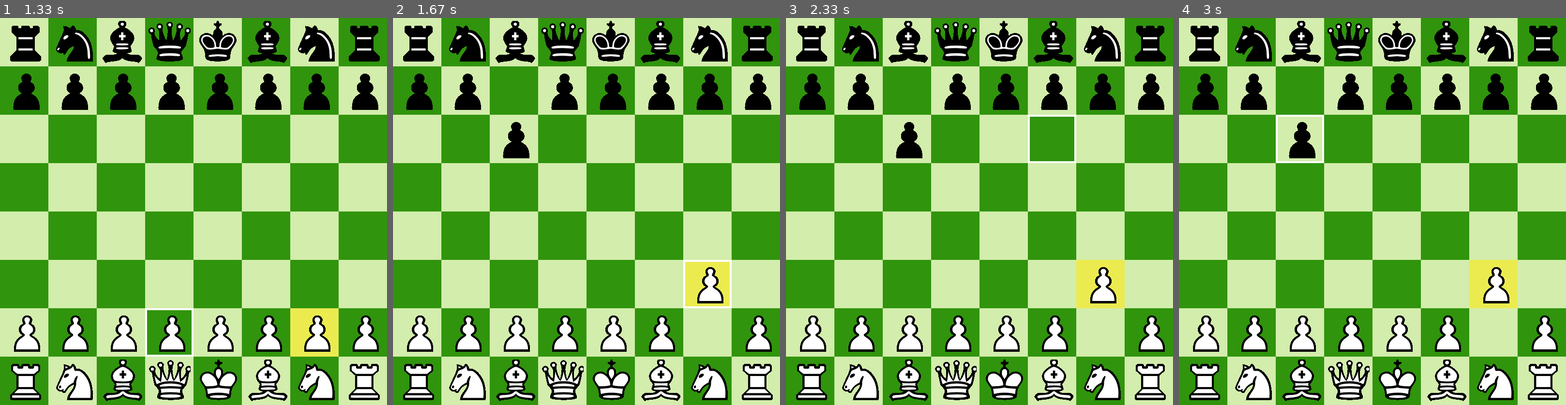
Above: before the commit, frames 1-4 (left to right).
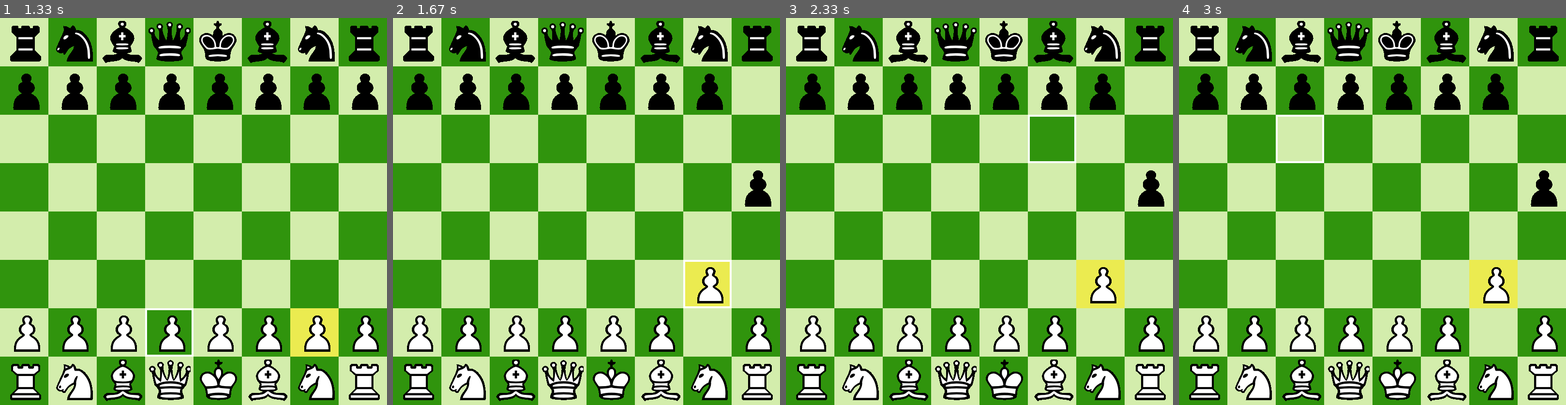
Above: after the commit, the same moments.

Repository: DanielMerlini21/Pygame
Game: pygame game, started from Chess/Main.py
Same seed, same stepped clock (60 frames per second), same inputs: the game is played once before the commit and once after it.
Inputs (mouse positions are in pixels of both pictures, inside the frame that each line leads up to):
- Up to frame 1 (1.33 s): press the mouse at (100, 215) at 0.37 s; move the mouse to (166, 257) at 0.47 s; release the mouse at (232, 296) at 0.6 s; click (336, 346) at 0.72 s; press the mouse at (336, 346) at 1.03 s; move the mouse to (255, 331) at 1.13 s; release the mouse at (174, 312) at 1.27 s
- Up to frame 2 (1.67 s): press the mouse at (729, 346) at 1.37 s; move the mouse to (706, 312) at 1.47 s; release the mouse at (687, 273) at 1.6 s
- Up to frame 3 (2.33 s): press the mouse at (1122, 346) at 1.7 s; move the mouse to (1118, 331) at 1.8 s; release the mouse at (1114, 312) at 1.93 s; press the mouse at (1122, 346) at 2.03 s; move the mouse to (1091, 246) at 2.13 s; release the mouse at (1060, 141) at 2.27 s
- Up to frame 4 (3 s): click (1507, 288) at 2.38 s; press the mouse at (1507, 288) at 2.7 s; move the mouse to (1399, 215) at 2.8 s; release the mouse at (1287, 141) at 2.93 s

Frame 1 is identical in both runs. In frame 2, 1.6% of the frame differs, in the area x 28-98%, y 14-49%; in frame 3, 1.6%; in frame 4, 1.6%.

Commit message:
Add files via upload

Diff:
--- a/Chess/Main.py
+++ b/Chess/Main.py
@@ -3,7 +3,6 @@
 
 # imports the modules
 import random
-
 import pygame
 import os
 import copy
@@ -36,7 +35,7 @@
 values = {"King": 900, "Queen": 9, "Rook": 5, "Bishop": 3, "Knight": 3, "Pawn": 1}
 
 # variables
-white_move = "W"
+color_turn = "W"
 board_pieces_names = [["BRook", "BKnight", "BBishop", "BQueen", "BKing", "BBishop", "BKnight", "BRook"],
                       ["BPawn", "BPawn", "BPawn", "BPawn", "BPawn", "BPawn", "BPawn", "BPawn"],
                       [" ", " ", " ", " ", " ", " ", " ", " "],
@@ -51,6 +50,18 @@
 
 
 # Functions
+def set_up_pieces(board_names, piece, images_dict):
+    board_pieces_class = []
+    for row in board_names:
+        board_pieces_class.append([])
+        for tile in row:
+            if tile != " ":
+                board_pieces_class[-1].append(piece(images_dict[tile], tile))
+            else:
+                board_pieces_class[-1].append(" ")
+    return board_pieces_class
+
+
 def tiles_to_pixels(tiles_cor, offset=(0, 0)):  # gets the coordinates of tiles into pixels
     offset_x, offset_y = offset  # tuple unpacking offset into x and y
     row, collum = tiles_cor  # tuple unpacking tiles into row and collum
@@ -77,21 +88,6 @@
     return all_cor
 
 
-def all_color_pieces(color, board):
-    same_color_pieces = []
-    row_counter = 0
-    tile_counter = 0
-    for row in board:
-        for tile in row:
-            if tile != " ":
-                if tile.NAME[0] == color:
-                    same_color_pieces.append([tile, [tile_counter, row_counter]])
-            tile_counter = tile_counter % (WIDTH_IN_TILES - 1)
-            tile_counter += 1
-        row_counter += 1
-    return same_color_pieces
-
-
 def get_square_under_mouse(board):  # used to get square under mouse
     mouse_pos = pygame.Vector2(pygame.mouse.get_pos()) - pygame.Vector2(BOARD_POS)  # minus offset
     v, v1 = mouse_pos  # gets mouse position
@@ -109,6 +105,7 @@
     free_spaces_real = []
     captured = []
     can_take = True
+    real_y = None
     for tile in lis:
         if direction == "left to right":
             x = start_x + index
@@ -116,16 +113,18 @@
         if direction == "right to left":
             x = start_x - index
             y = start_y + index
-            free_spaces_real.append([x, y])
-        if tile == " ":
+        if index_x == index:
+            real_y = y
+            real_x = x
+        if tile == " " or index_x == index:
             free_spaces_real.append([x, y])
             free_spaces.append([index, start_y])
         else:
             try:
                 if free_spaces[0][0] <= index_x <= free_spaces[-1][0]:
-                    if white_move == tile[0]:
+                    if color_turn != tile.NAME[0]:
                         captured.append([x, y])
-                        break
+                    break
                 else:
                     raise IndexError
             except IndexError:
@@ -133,13 +132,13 @@
                 free_spaces = []  # set again if piece not inside
                 captured = []
                 can_take = True
-            print(f"white mooooooooooooooooooooooooooooooooooooooooooooooooooooooooooooove {white_move}")
-            if can_take and white_move == tile[0]:
+            if can_take and color_turn != tile.NAME[0]:
                 captured.append([x, y])
                 can_take = False
         index += 1
     if [index_x, start_y] in free_spaces or len(free_spaces_real) == 0:
         free_spaces_real = free_spaces_real + captured
+        free_spaces_real = [cor for cor in free_spaces_real if cor != [real_x, real_y]]
         return free_spaces_real, captured
 
 
@@ -147,14 +146,14 @@
     free_spaces = []  # create list
     captured = []
     can_take = True
+    # (f"lis {lis}")
     for tile in lis:  # loops through
-        # print(f"tile {tile } lis {lis} index {index} x,y{x,y}")
-        if tile == " ":  # if empty add x and y
+        if tile == " " or x == index:  # if empty add x and y
             free_spaces.append([index, y])
         else:  # if piece and not empty
             try:
                 if free_spaces[0][0] <= x <= free_spaces[-1][0]:  # check if its inside
-                    if white_move == tile[0]:
+                    if color_turn != tile.NAME[0]:
                         captured.append([index, y])
                     break
                 else:
@@ -163,7 +162,8 @@
                 captured = []
                 free_spaces = []  # set again if piece not inside
                 can_take = True
-            if can_take and white_move == tile[0]:
+            # (f"Tile: {tile}")
+            if can_take and color_turn != tile.NAME[0]:
                 captured.append([index, y])
                 can_take = False
         index += 1  # add 1 to index
@@ -173,6 +173,7 @@
     if not free_spaces:
         return free_spaces
     if [x, y] in free_spaces:  # check if value in free spaces
+        free_spaces = [cor for cor in free_spaces if cor != [x, y]]
         if direction == "vertical":  # flip
             free2 = []
             for cor in free_spaces:
@@ -231,17 +232,18 @@
                 break
         except IndexError:
             break
+    # (f"row {row} collum {collum}")
     if piece.NAME[1::] == "Rook":
         y, cap = move_vertical_horizontal(row, pos[0], pos[1])
         x, cap1 = move_vertical_horizontal(collum, pos[1], pos[0], "vertical")
-        return x + y, cap + cap1
+        return x + y, cap1 + cap
     elif piece.NAME[1::] == "Queen":
         # move up and down and diagonal
         y, cap = move_vertical_horizontal(row, pos[0], pos[1])
         x, cap1 = move_vertical_horizontal(collum, pos[1], pos[0], "vertical")
         d1, cap2 = move_diagonal(diagonal, start_x_copy, start_y, index_x)
         d2, cap3 = move_diagonal(diagonal1, start_x_copy1, start_y1, index_x1, "left to right")
-        return x + y + d1 + d2, cap + cap1 + cap2 + cap3
+        return y + x + d1 + d2, cap + cap1 + cap2 + cap3
     elif piece.NAME[1::] == "King":
         row = row[max(0, pos[0] - 1):min(7, pos[0] + 2)]
         collum = collum[max(0, pos[1] - 1):min(8, pos[1] + 2)]
@@ -255,7 +257,7 @@
         # move diagonal
         d1, cap3 = move_diagonal(diagonal, start_x_copy, start_y, index_x, "right to left", max(0, index_x - 1))
         d2, cap4 = move_diagonal(diagonal1, start_x_copy1, start_y1, index_x1, "left to right", max(0, index_x1 - 1))
-        return d1 + d2 + x + y, cap + cap1 + cap3 + cap4
+        return y + x + d1 + d2, cap + cap1 + cap3 + cap4
 
     elif piece.NAME[1::] == "Bishop":
         # move diagonal
@@ -276,6 +278,8 @@
         x, cap = move_vertical_horizontal(collum, pos[1], pos[0], "vertical", pos[1] - offset)  # starts back
         d1, cap2 = move_diagonal(diagonal, start_x_copy, start_y, index_x, "right to left", max(0, index_x - 1))
         d2, cap3 = move_diagonal(diagonal1, start_x_copy1, start_y1, index_x1, "left to right", max(0, index_x1 - 1))
+        if x == cap:
+            x = []
         return x + cap2 + cap3, cap2 + cap3
     elif piece.NAME == "BPawn":
         # move up and down
@@ -289,6 +293,9 @@
         x, cap = move_vertical_horizontal(collum, pos[1], pos[0], "vertical", pos[1])  # starts back
         d1, cap2 = move_diagonal(diagonal, start_x_copy, start_y, index_x, "right to left", index_x)
         d2, cap3 = move_diagonal(diagonal1, start_x_copy1, start_y1, index_x1, "left to right", index_x1)
+        # print(x, cap)
+        if cap:
+            x = [cor for cor in x if cor != cap[0]]
         return x + cap2 + cap3, cap2 + cap3
     elif piece.NAME[1::] == "Knight":
         # knight all positions
@@ -303,11 +310,59 @@
         for tile in li:
             pie = board[tile[1]][tile[0]]
             if pie != " ":
-                if pie[0] == white_move:
+                if pie.NAME[0] != color_turn:
                     capture.append(tile)
                 else:
                     li.remove(tile)
         return li, capture
+
+
+def all_color_pieces(color, board):
+    same_color_pieces = []
+    row_counter = 0
+    tile_counter = 0
+    piece = Piece(pygame.Surface((0, 0)), "test")
+    highest_value = 0
+    for row in board:
+        for tile in row:
+            if tile != " ":
+                if tile.NAME[0] == color:
+                    all_cor, all_cap = where_piece_can_move(tile, (tile_counter, row_counter),
+                                                            board)  # piece pos board
+                    if all_cor:
+                        for cor in all_cor:
+                            if board[cor[1]][cor[0]] != " ":
+                                # (f"{board[cor[1]][cor[0]]} > {highest_value}")
+                                if board[cor[1]][cor[0]].value > highest_value:  # go through board
+                                    highest_value = board[cor[1]][cor[0]].value
+                                    highest_value_set = [tile, [cor, highest_value], [tile_counter, row_counter]]
+                            else:
+                                if highest_value == 0:
+                                    highest_value_set = [tile, [cor, highest_value], [tile_counter, row_counter]]
+
+                    same_color_pieces.append([tile, [tile_counter, row_counter]])
+            tile_counter += 1
+            tile_counter = tile_counter % WIDTH_IN_TILES
+        row_counter += 1
+    return same_color_pieces, highest_value_set
+
+
+def minimax(node, depth, maximizing_player):
+    if depth == 0:  # when depth reaches zero then start finding values
+        pass  # return the heuristic value of node
+    if maximizing_player:  # tries to get the highest value White
+        value = -99999999999
+        where_piece_can_move(child, )
+        for child in node:
+            new_depth = depth - 1
+            value = max(minimax(child, new_depth, False))
+        return value
+    else:  # (* minimizing player *) Black
+        value = 999999999999
+        for child in node:  # tries to get the lowest value
+            new_depth = depth - 1
+            value = min(minimax(child, new_depth, True))
+        return value
 
 
 # Classes
@@ -331,6 +386,7 @@
         pieces_names = ["BKing", "BQueen", "BRook", "BBishop", "BKnight", "BPawn",
                         "WKing", "WQueen", "WRook", "WBishop", "WKnight", "WPawn"]
         pieces1 = []
+        pieces1_dict = {}
         directory = os.getcwd()
         file_path = os.path.join(directory, "images", "chess pieces.png")
         done = "Null"
@@ -344,10 +400,10 @@
                     done = True
             image.blit(self.sprite_sheet, (0, 0), (x1, y1, self.WIDTH, self.HEIGHT))
             image = pygame.transform.scale(image, (self.WIDTH * (TILE_SIZE / 100), self.HEIGHT * (TILE_SIZE / 100)))
-            pieces1.append(self.piece(image, pieces_names[i - 1]))
+            pieces1_dict[pieces_names[i - 1]] = image
             image.set_colorkey(self.COLOR_KEY)
             x1 += self.PADDING_X + self.WIDTH
-        return pieces1
+        return pieces1_dict
 
 
 class Piece:  # Pieces class has attributes
@@ -357,19 +413,18 @@
         self.NAME = name
         self.x = 0
         self.y = 0
-        self.pos = None
+        self.pos = " "
+        self.offset_x, self.offset_y = BOARD_POS
+        self.index = [0, 0]
         try:
             self.value = values[name[1::]]
         except KeyError:
             self.value = 0
 
-    def in_hit_box(self, x1, y1):
-        pygame.draw.rect(screen, RED, (self.rect.left, self.rect.top, self.rect.width, self.rect.height))
-        if self.rect.left < x1 < self.rect.right and self.rect.top < y1 < self.rect.bottom:
-            return True
-
     def update(self):
-        screen.blit(self.image, (self.rect.left, self.rect.top))
+        self.rect.center = (self.offset_x + self.index[0] * TILE_SIZE + TILE_SIZE / 2,
+                            self.offset_y + self.index[1] * TILE_SIZE + TILE_SIZE / 2)
+        screen.blit(self.image, self.rect.topleft)
 
 
 class ChessBoard:  # Class in control board
@@ -402,25 +457,10 @@
             dark = not dark
         return board_surf
 
-    def update_board(self, board1, pieces1, screen1):
-        offset_x, offset_y = BOARD_POS
-        copy_board1 = copy.deepcopy(board1)
-        for row1 in copy_board1:
-            for entity in row1:
-                for piece1 in pieces1:
-                    if piece1.NAME == entity:
-                        collum = row1.index(entity)
-                        row2 = copy_board1.index(row1)
-                        object_piece = self.piece(piece1.image, piece1.NAME)
-                        object_piece.rect.center = (offset_x + collum * self.SIZE_OF_TILES + self.SIZE_OF_TILES / 2,
-                                                    offset_y + row2 * self.SIZE_OF_TILES + self.SIZE_OF_TILES / 2)
-                        screen1.blit(object_piece.image, object_piece.rect.topleft)
-                        copy_board1[row2][collum] = object_piece
-        return copy_board1
-
+# function that didn't work at the top
 
 def main():  # main loop game
-    global white_move
+    global color_turn
     # initialising pygame
     pygame.init()
     clock = pygame.time.Clock()
@@ -441,18 +481,26 @@
     selected_piece = Piece(pygame.Surface((0, 0)), "Start")
 
     # use methods
-    pieces_list = sprite_sheet.load_images()
+    pieces_dict = sprite_sheet.load_images()
     board_surf = chessboard.create_board()
+
+    # use functions
+    board_pieces_class = set_up_pieces(board_pieces_names, Piece, pieces_dict)
+    # board_names, piece, images_dict
     # main loop
     while running:
         # Drawing
-        piece, x, y = get_square_under_mouse(board_pieces_names)
+        piece, x, y = get_square_under_mouse(board_pieces_class)
         screen.blit(board_surf, BOARD_POS)
 
         if not hold:
             pygame.draw.rect(screen, YELLOW, (new_x * TILE_SIZE, new_y * TILE_SIZE, TILE_SIZE, TILE_SIZE))
 
-        board_pieces_class = chessboard.update_board(board_pieces_names, pieces_list, screen)
+        for row in board_pieces_class:
+            for tile in row:
+                if tile != " ":
+                    tile.index = [row.index(tile), board_pieces_class.index(row)]
+                    tile.update()
 
         if x is not None:
             rect = (BOARD_POS[0] + x * TILE_SIZE, BOARD_POS[1] + y * TILE_SIZE, TILE_SIZE, TILE_SIZE)
@@ -478,58 +526,45 @@
         # keep running at the at the right speed
         clock.tick(FPS)
         # process input (events)
-        # print(white_move)
-        if white_move == "W":
+        if color_turn == "W":
             for event in pygame.event.get():
                 # check for closing the window
                 if event.type == pygame.QUIT:
                     running = False
                 if event.type == pygame.MOUSEBUTTONDOWN:
                     selected_piece = board_pieces_class[y][x]
-                    if piece != " " and hold is False and selected_piece.NAME[0] == white_move:
+                    if piece != " " and hold is False and selected_piece.NAME[0] == color_turn:
+                        print("HUMAN")
                         hold = True
                         old_x = x
                         old_y = y
-                        board_pieces_names[y][x] = " "
+                        board_pieces_class[y][x] = " "
                         coordinates, coordinate_captured = where_piece_can_move(selected_piece, (old_x, old_y)
-                                                                                , board_pieces_names)
-                        try:
-                            coordinates.remove([old_x, old_y])
-                        except ValueError:
-                            print("Knight")
+                                                                                , board_pieces_class)
                 if event.type == pygame.MOUSEBUTTONUP:
                     if hold is True:
                         if [x, y] in coordinates:
-                            if white_move == "W":
-                                white_move = "B"
-                            board_pieces_names[y][x] = selected_piece.NAME
+                            if color_turn == "W":
+                                color_turn = "B"
+                            board_pieces_class[y][x] = selected_piece
                             new_x = x
                             new_y = y
                             hold = False
                         else:
                             hold = False
-                            board_pieces_names[old_y][old_x] = selected_piece.NAME
+                            board_pieces_class[old_y][old_x] = selected_piece
                             new_x = old_x
                             new_y = old_y
-        if white_move == "B":  # board, board1, color
-            # cor = all_possible_moves(board_pieces_class, board_pieces_names, white_move)
-            # move = random.randrange(0, len(cor))
-            all_pieces_same_color = all_color_pieces(white_move, board_pieces_class)
-            pie = random.choice(all_pieces_same_color)
-            print(f" x, y{pie[1][0], pie[1][1]}")
-            board_pieces_names[pie[1][1]][pie[1][0]] = " "
-            coordinates_bot, coordinate_captured_bot = where_piece_can_move(pie[0], (pie[1][0], pie[1][1])
-                                                                    , board_pieces_names)
-            try:\
-                coordinates_bot.remove([pie[1][0], pie[1][1]])
-            except ValueError:
-                print("Knight")
-            print(f"coordinates_bot {coordinates_bot} captured {coordinate_captured_bot}")
-            coordinates_bot = [x for x in coordinates_bot if x not in coordinate_captured_bot]
-            print(f"coordinates_bot {coordinates_bot}")
-            move = random.choice(coordinates_bot)
-            board_pieces_names[move[1]][move[0]] = pie[0].NAME
-            white_move = "W"
+
+        if color_turn == "B":  # board, board1, color
+            #print("BOT")
+            all_pieces_same_color, highest_value_move = all_color_pieces(color_turn, board_pieces_class)
+            #print(
+            #    f"piece {highest_value_move[0].NAME} coordinates and points {highest_value_move[1]} original pos {highest_value_move[2]}")
+            #  print(f"highest value move {highest_value_move[0].NAME}")
+            board_pieces_class[highest_value_move[2][1]][highest_value_move[2][0]] = " "
+            board_pieces_class[highest_value_move[1][0][1]][highest_value_move[1][0][0]] = highest_value_move[0]
+            color_turn = "W"
         # updating
         pygame.display.update()
 
